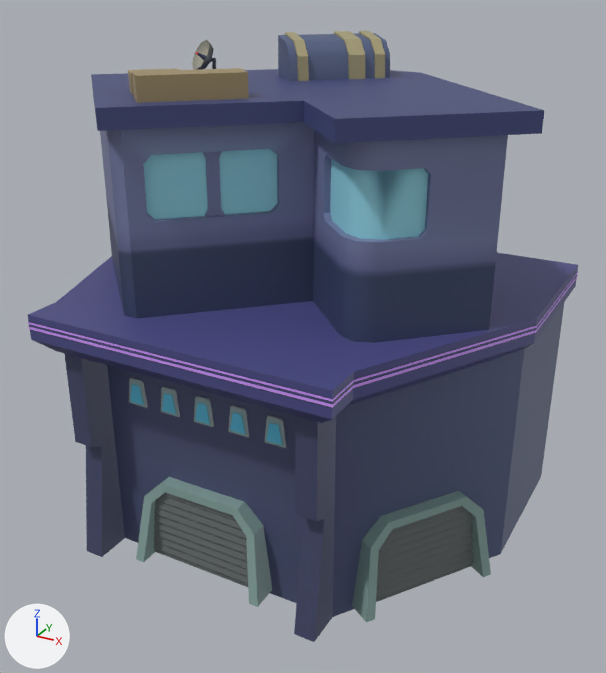
A saved change to the FBX model Assets/Models/Crossing/Crossing_Buildings/Individual_Buildings/SouthWest_House_04.fbx.
Before and after are seen from a 50 mm lens placed at (-0.317, -1.329, 0.34), pointed at (-0.551, -0.905, 0.127). The axes (+X, +Y, +Z) are drawn at lower left. The lights are the same throughout. Where no turn or scale is listed for an object, it has been applied to the vertices. Vertices at the same position are counted once.

Names of what the first picture shows: 'SouthWest_House_04'.
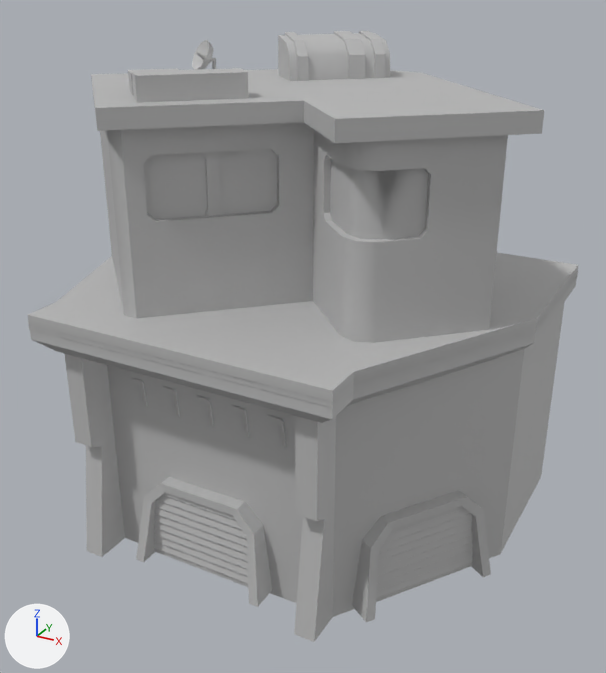
Patch to the scene script:
```diff
--- a/Assets/Models/Crossing/Crossing_Buildings/Individual_Buildings/SouthWest_House_04.fbx.py
+++ b/Assets/Models/Crossing/Crossing_Buildings/Individual_Buildings/SouthWest_House_04.fbx.py
@@ mat_environment_02 @@
+mat_environment_02 = principled_material('Environment_02')
+mat_environment_02.base_color = (0.5, 0.5, 0.5)  # grey #bcbcbc
@@ me_mesh @@
 me_mesh.from_pydata(...)  # 590 vertices, 450 faces; spans x -0.149..0.149, y -0.12..0.12, z -0.153..0.153
 # used by ob_southwest_house_04; location = (-0.561, -0.8992, 0.1491)
+# me_mesh part 1: all 429 faces that had it switch from mat_flatcolorbase3 (picture img_plaza_04_diffuse_jpg) to mat_environment_02 (grey #bcbcbc)
+# me_mesh part 2: all 21 faces that had it switch from mat_light_illuminate3 (picture img_lights_jpg) to mat_environment_02 (grey #bcbcbc)
```

What differs and where, as boxes (x1, y1, x2, y2) in the pictures (606 x 673 px):
part 1 of me_mesh, recoloured (blue to grey): (28, 31, 578, 642) in both
part 2 of me_mesh, recoloured (purple to grey): (28, 52, 578, 407) in both
